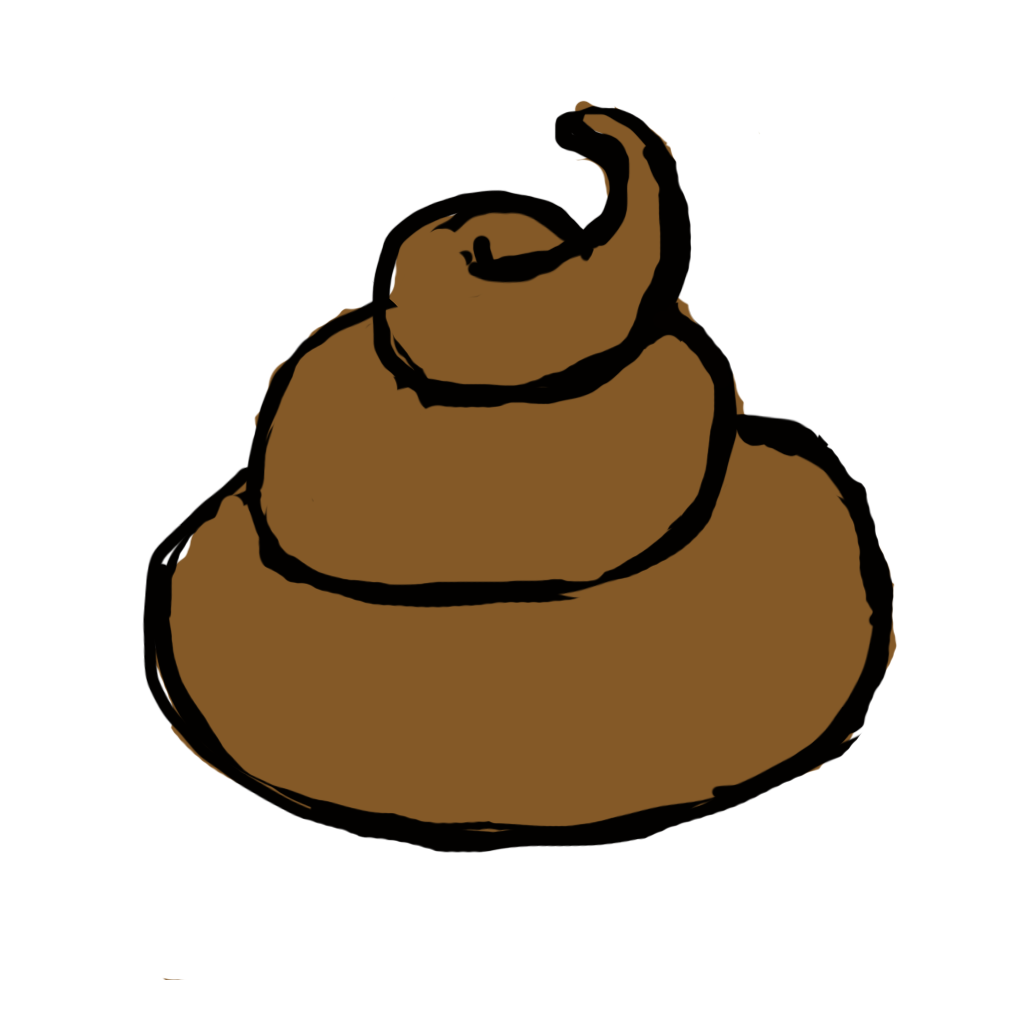
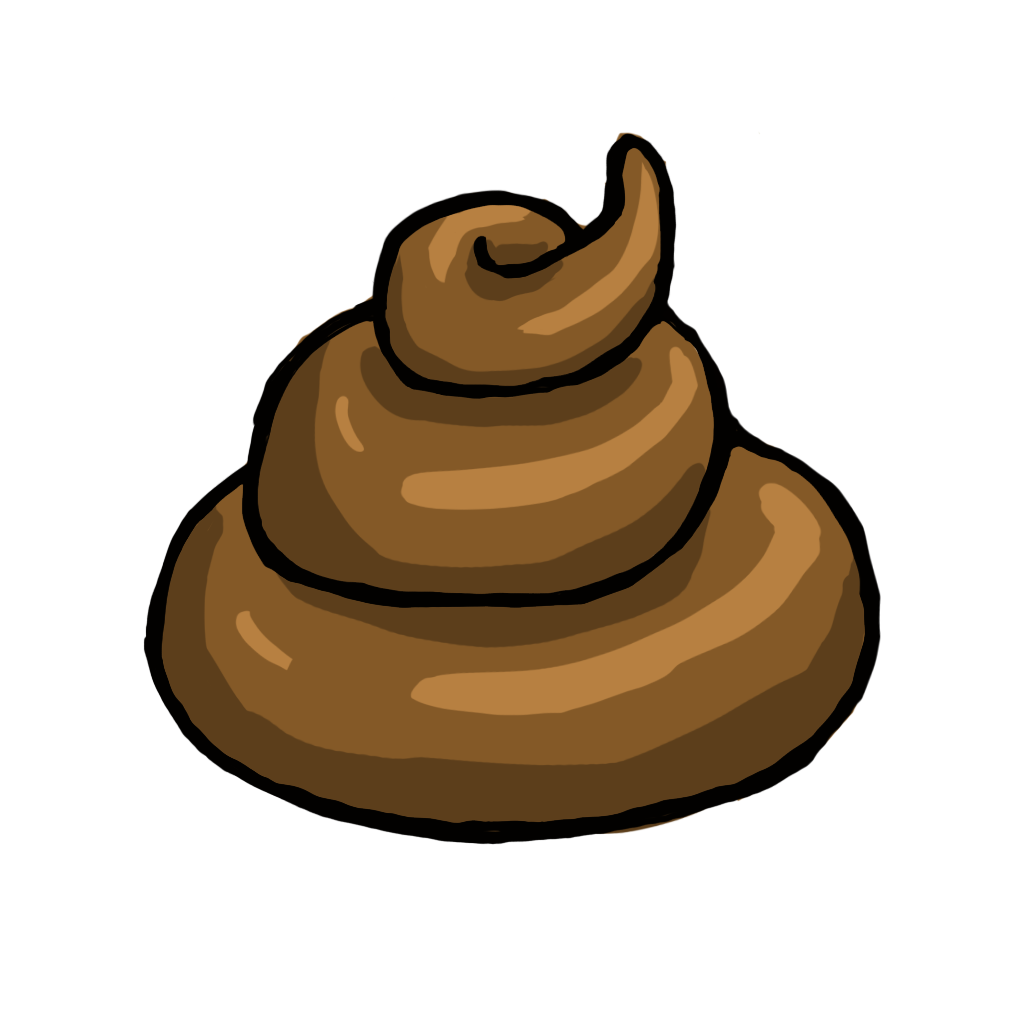
Revision of a layered 1024px x 1024px image; what changed, layer by layer:
added layer "Layer 2 copy" above "Layer 3" over [143, 100, 882, 845]
added layer "Layer 3" above "Layer 2" over [155, 132, 878, 835]
hid "Layer 2", painted on it over [142, 100, 897, 980]
